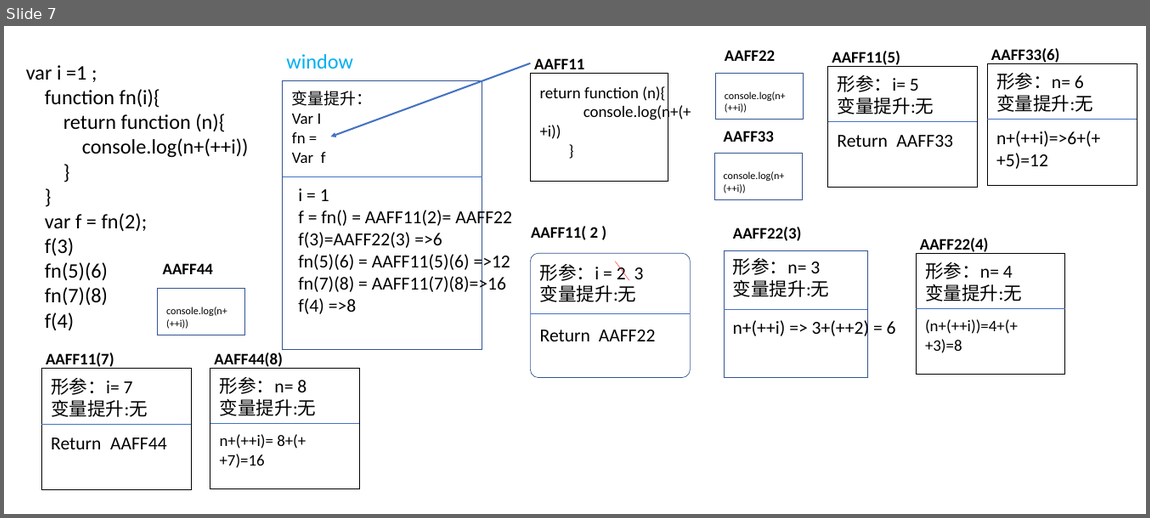
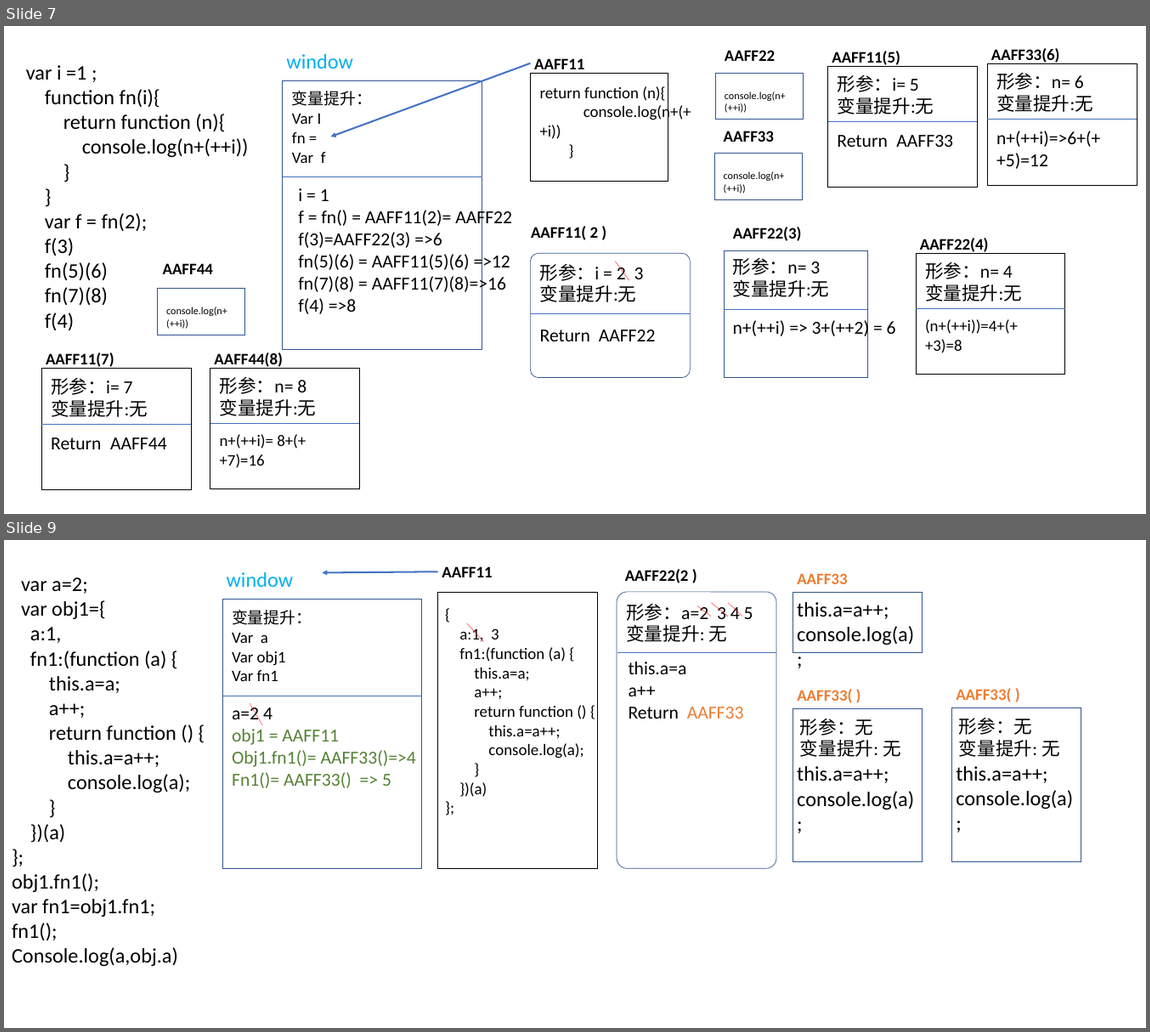
Before and after one commit to monty086/2018-, a slide deck: week1/day3/week1.4.pptx. Shown one above the other, each under a label of ours: slide 7 before the commit, slides 7 and 9 after it; the slides between them are not shown. The pictures are 1150x518 and 1150x1032 pixels, drawn with LibreOffice and Linux fonts; fonts in the diff are those of the drawing. Boxes give left, top, right and bottom in pixels: in the first picture for what was removed or moved away, otherwise in the second. Text is boxed around its words. In the diff, an @@ line names an element or a change of style, - is before the commit and + after.

```diff
--- a/week1/day3/week1.4.pptx
+++ b/week1/day3/week1.4.pptx
@@ slide 9 added at (4,540,1146,1028), background #FFFFFF @@
@@ text added at (12,577,190,966), 36 pt, text #000000 @@
+var a=2;
+var obj1={
+a:1,
+fn1:(function (a) {
+this.a=a;
+a++;
+return function () {
+this.a=a++;
+console.log(a);
+}
+})(a)
+};
+obj1.fn1();
+var fn1=obj1.fn1;
+fn1();
+Console.log(a,obj.a)
@@ text added at (227,572,294,587), 36 pt, text #00B0F0 @@
+window
@@ arrow added from (438, 571) to (322, 572), #4472C4 3 pt @@
@@ text added at (442,566,492,577), 28 pt, text #000000, bold @@
+AAFF11
@@ text added at (625,569,689,583), 28 pt, text #000000, bold @@
+AAFF22(2 )
@@ text added at (797,573,847,584), 28 pt, text #ED7D31, bold @@
+AAFF33
@@ rectangle added at (222,600,421,868), outline #325491 1 pt @@
@@ text added at (232,610,312,681), 28 pt, text #000000 @@
+变量提升：
+Var a
+Var obj1
+Var fn1
@@ rectangle added at (438,592,597,868), fill #FFFFFF, outline #000000 1 pt @@
@@ rounded rectangle added at (617,592,777,868), outline #325491 1 pt @@
@@ text added at (626,604,754,642), 32 pt, text #000000 @@
+形参：a=2 3 4 5
+变量提升: 无
@@ line added from (698, 605) to (711, 616), #FF0000 0.5 pt @@
@@ line added from (711, 603) to (728, 616), #FF0000 0.5 pt @@
@@ line added from (728, 603) to (743, 616), #FF0000 0.5 pt @@
@@ rectangle added at (793,592,923,652), outline #325491 1 pt @@
@@ text added at (797,602,914,645), 36 pt, text #000000 @@
+this.a=a++;
+console.log(a);
@@ text added at (460,627,584,797), 28 pt, text #000000 @@
+{
+a:1, 3
+fn1:(function (a) {
+this.a=a;
+a++;
+return function () {
+this.a=a++;
+console.log(a);
+}
+})(a)
+};
@@ line added from (467, 623) to (483, 642), #FF0000 0.5 pt @@
@@ line added from (618, 652) to (777, 652), #4472C4 0.5 pt @@
@@ text added at (629,662,744,718), 32 pt, text #000000 @@
+this.a=a
+a++
+Return AAFF33
@@ text added at (797,689,852,703), 28 pt, text #ED7D31, bold @@
+AAFF33( )
@@ text added at (956,688,1011,702), 28 pt, text #ED7D31, bold @@
+AAFF33( )
@@ line added from (222, 696) to (422, 696), #4472C4 0.5 pt @@
@@ text added at (232,704,416,788), 32 pt, text #548235 @@
+a=2 4
+obj1 = AAFF11
+Obj1.fn1()= AAFF33()=>4
+Fn1()= AAFF33() => 5
@@ line added from (250, 703) to (262, 725), #FF0000 0.5 pt @@
@@ rectangle added at (793,708,923,862), outline #325491 1 pt @@
@@ rectangle added at (953,708,1082,861), outline #325491 1 pt @@
@@ text added at (959,718,1061,757), 32 pt, text #000000 @@
+形参：无
+变量提升: 无
@@ text added at (800,718,902,757), 32 pt, text #000000 @@
+形参：无
+变量提升: 无
@@ text added at (797,766,914,809), 36 pt, text #000000 @@
+this.a=a++;
+console.log(a);
@@ text added at (956,766,1073,809), 36 pt, text #000000 @@
+this.a=a++;
+console.log(a);
```
Also in this commit, not shown: 3 other slides added, 7 other files.
